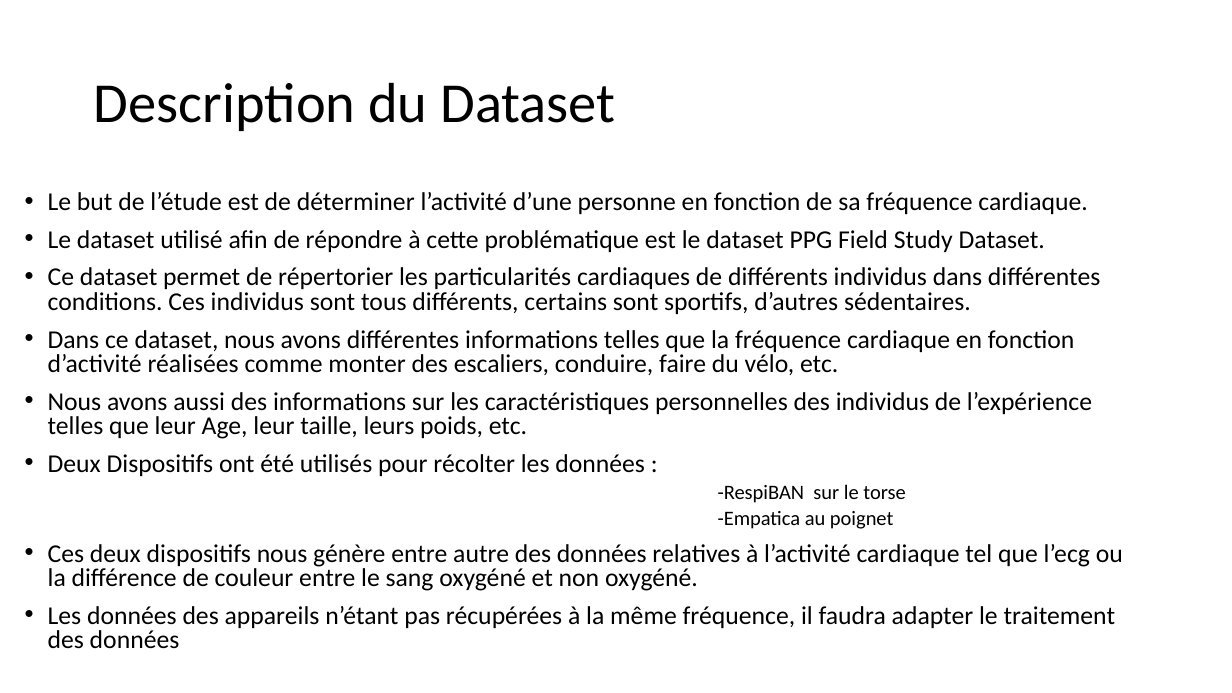
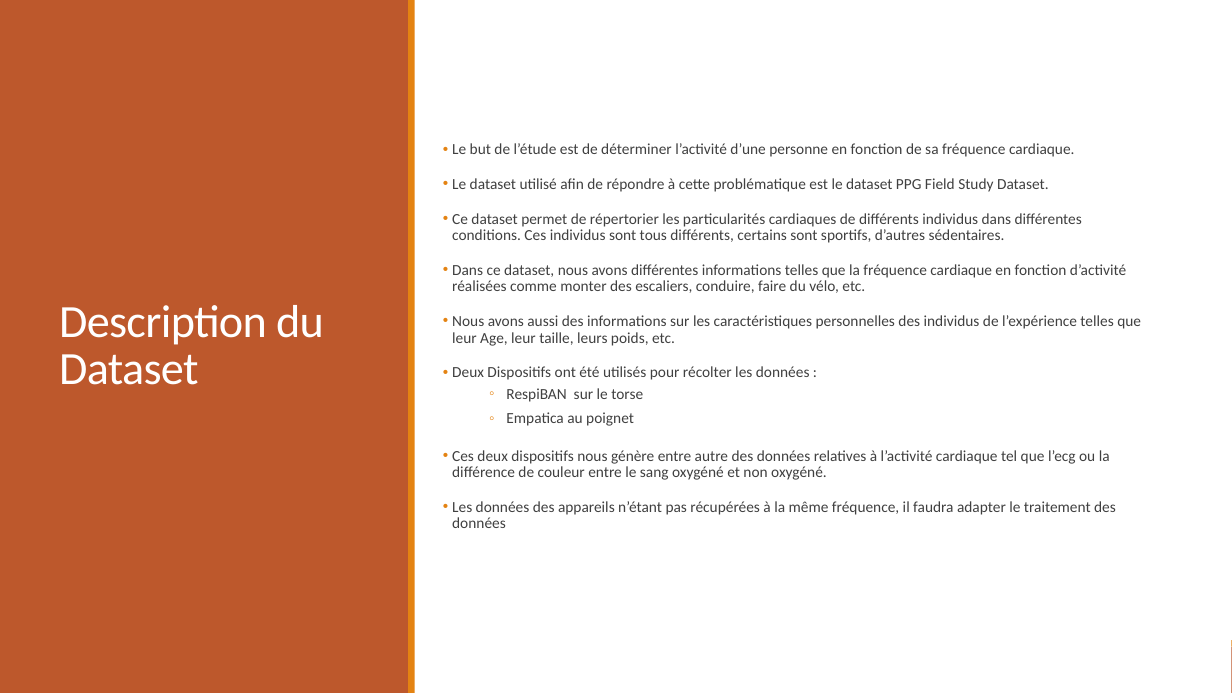
Before and after one commit to GuillaumeeG/Projet_Python_PPG_Dalia, a slide deck: slide 3 of ppt_tenant_aboutissant_pb.pptx (slide 2 before the commit). Drawn at 1232x693 pixels with LibreOffice and Linux fonts; fonts in the diff are those of the drawing. Boxes give left, top, right and bottom in pixels: in the first picture for what was removed or moved away, otherwise in the second. Text is boxed around its words. In the diff, an @@ line names an element or a change of style, - is before the commit and + after.

```diff
--- a/ppt_tenant_aboutissant_pb.pptx
+++ b/ppt_tenant_aboutissant_pb.pptx
@@ rectangle added at box(0, 0, 1232, 693), fill #FFFFFF @@
@@ rectangle added at box(0, 0, 409, 693), fill #BD582C @@
@@ rectangle added at box(409, 0, 415, 693), fill #E48312 @@
@@ text "Le but de l’étude est ...": place and size @@
-text "Le but de l’étude est ..." at box(48, 192, 1123, 649)
+text "Le but de l’étude est ..." at box(452, 143, 1141, 528)
@@ text "Le but de l’étude est ..." at box(452, 143, 1141, 528): vertical alignment top to middle @@
@@ title "Description du Dataset": place and size @@
-title "Description du Dataset" at box(94, 82, 615, 131)
+title "Description du Dataset" at box(59, 305, 324, 385)
@@ title "Description du Dataset" at box(59, 305, 324, 385): size 44 to 36 pt, text colour #000000 to #FFFFFF, letter spacing 0 to -0.5 pt; line spacing 0.9 to 0.85 @@
@@ text at box(452, 143, 1141, 528): size 20 to 12 pt, text colour #000000 to #404040; indent changed; line spacing 0.8 to 0.9; more space between paragraphs @@
@@ text at box(506, 388, 643, 426): text changed; size 16 to 12 pt; text colour #000000 to #404040 @@
-  -RespiBAN sur le torse
-  -Empatica au poignet
+  ◦ RespiBAN sur le torse
+  ◦ Empatica au poignet
@@ rectangle added at box(0, 647, 1232, 693), fill #BD582C @@
@@ rectangle added at box(0, 640, 1232, 647), fill #E48312 @@
```
Also in this commit, not shown: 2 other slides changed, 2 slides added, 1 slide removed.
